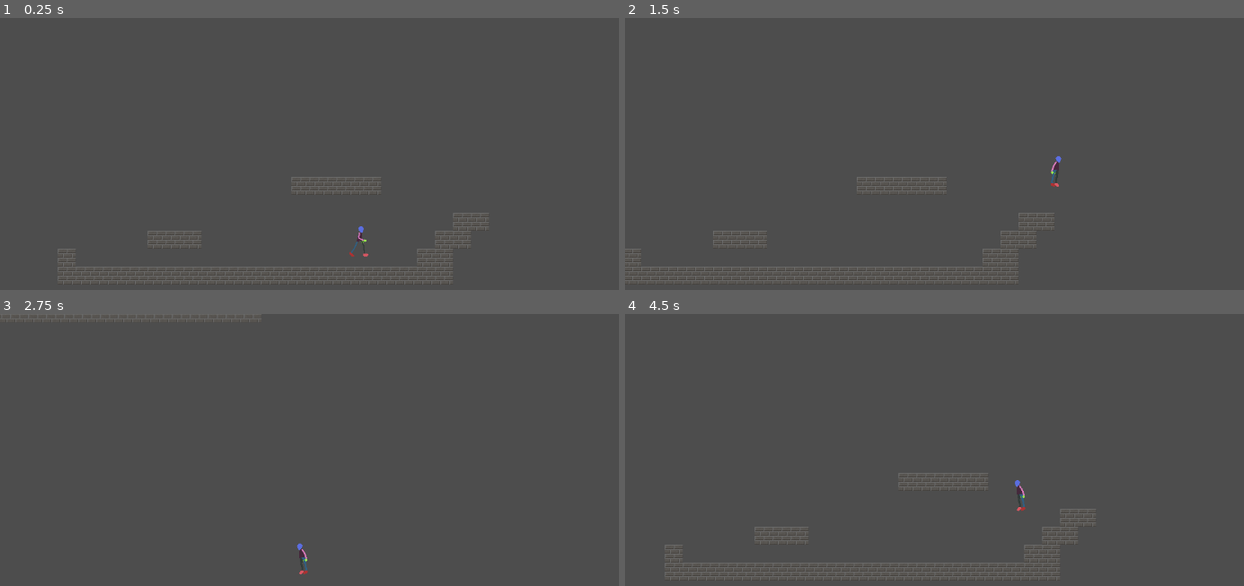
Above: before the commit, frames 1-4 (two rows, left to right).
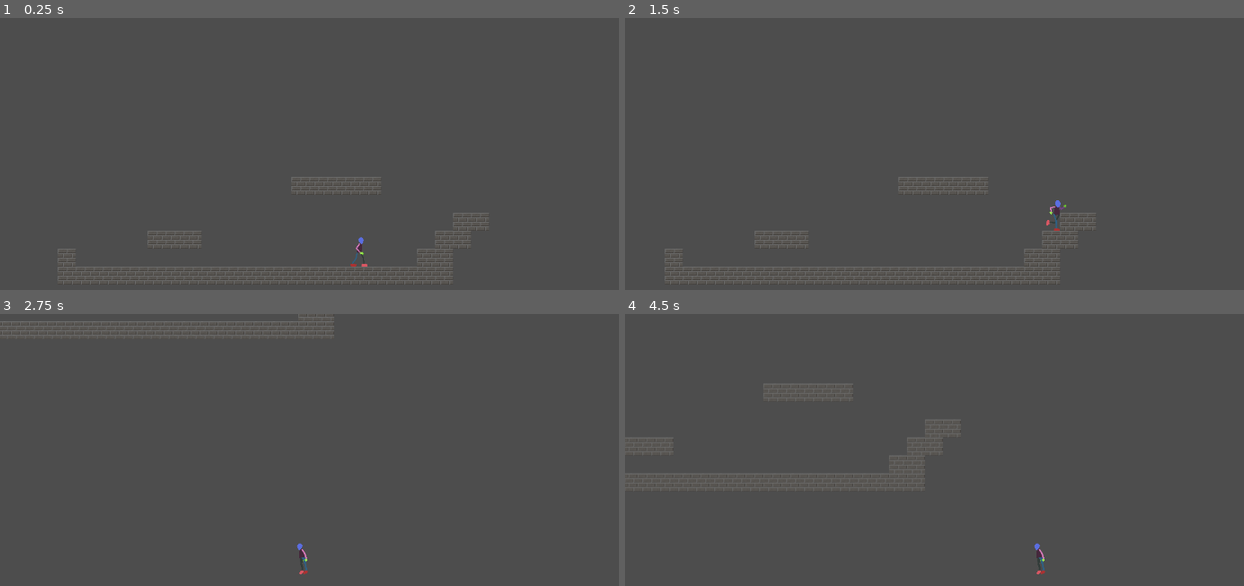
Above: after the commit, the same moments.

Repository: bhansconnect/head-smash
Game: Godot game, scene res://main.tscn
Same seed, same stepped clock (60 frames per second), same inputs: the game is played once before the commit and once after it.
Inputs:
- Up to frame 1 (0.25 s): no input
- Up to frame 2 (1.5 s): hold Space (jump) 0.53-1.28 s; hold D (right) from 0.53 s (still down); tap Enter at 1.25 s; tap S (crouch) at 1.35 s
- Up to frame 3 (2.75 s): tap Space (jump) at 1.52, 1.55, 1.82 s; release D (right) at 2.03 s; hold A (left) from 2.03 s (still down); hold Space (jump) from 2.03 s (still down)
- Up to frame 4 (4.5 s): release A (left) at 2.78 s; release Space (jump) at 2.78 s; hold D (right) 2.78-4.28 s; tap S (crouch) at 2.85, 4.35 s; tap Space (jump) at 3.02, 3.05, 3.32 s; hold Space (jump) 3.53-4.28 s; hold A (left) from 4.28 s (still down)

The runs differ from the first frame. In frame 1, 0.1% of the frame differs, in the area x 56-60%, y 76-92%; in frame 2, 1.5%; in frame 3, 0.8%; in frame 4, 2.0%, in the area x 0-77%, y 25-98%.

Commit message:
add coyote timer, jump buffer, variable height jump, and additonal fall gravity

Diff:
--- a/player.gd
+++ b/player.gd
@@ -4,19 +4,26 @@
 @onready var _sprite2d = $Sprite2D
 @onready var _front_ray_cast2d = $FrontRayCast2D
 @onready var _back_ray_cast2d = $BackRayCast2D
+@onready var _jump_buffer_timer = $JumpBufferTimer
+@onready var _coyote_timer = $CoyoteTimer
 
 @export var CROUCH_SPEED = 75.0
 @export var WALK_SPEED = 400.0
 @export var ACCELERATION = 100.0
 @export var FRICTION = 200.0
-@export var JUMP_VELOCITY = -400.0
+@export var JUMP_VELOCITY = -500.0
+@export var JUMP_RELEASE_VELOCITY = -60.0
+@export var ADDITIONAL_FALL_GRAVITY = 400.0
+
+# Get the gravity from the project settings to be synced with RigidBody nodes.
+var GRAVITY = ProjectSettings.get_setting("physics/2d/default_gravity")
 
 enum State {WALK, CROUCH, JUMP, FALL}
 
 var state = State.WALK
+var buffered_jump = false
+var just_fell = false
 
-# Get the gravity from the project settings to be synced with RigidBody nodes.
-var GRAVITY = ProjectSettings.get_setting("physics/2d/default_gravity")
 
 func _ready():
 	pass
@@ -50,8 +57,11 @@
 				velocity.y = JUMP_VELOCITY
 				_animation_player.play(jump_animation)
 				_animation_player.seek(0.5, true)
+			if !Input.is_action_pressed("jump") and velocity.y < JUMP_RELEASE_VELOCITY:
+				velocity.y = JUMP_RELEASE_VELOCITY
 		State.FALL:
 			apply_gravity(delta)
+			velocity.y += ADDITIONAL_FALL_GRAVITY * delta
 			apply_x_movement(WALK_SPEED, direction)
 			# TODO: Add all animation.
 			pass
@@ -67,7 +77,10 @@
 	var on_floor = is_on_floor()
 	var crouch = Input.is_action_pressed("crouch")
 	# TODO: Add coyote timing and pre jump
-	var jump = Input.is_action_pressed("jump")
+	if Input.is_action_just_pressed("jump"):
+		_jump_buffer_timer.start()
+		buffered_jump = true
+
 	match current_state:
 		State.JUMP:
 			if velocity.y >= 0:
@@ -75,8 +88,11 @@
 			return State.JUMP
 		State.WALK:
 			if !on_floor:
+				_coyote_timer.start()
+				just_fell = true
 				return State.FALL
-			if jump:
+			if buffered_jump:
+				buffered_jump = false
 				return State.JUMP
 			if crouch:
 				return State.CROUCH
@@ -86,13 +102,19 @@
 				# Something is blocking uncrouching. Must stay crouched.
 				return State.CROUCH
 			if !on_floor:
+				_coyote_timer.start()
+				just_fell = true
 				return State.FALL
-			if jump:
+			if buffered_jump:
+				buffered_jump = false
 				return State.JUMP
 			if !crouch:
 				return State.WALK
 			return State.CROUCH
 		State.FALL:
+			if just_fell and buffered_jump:
+				buffered_jump = false
+				return State.JUMP
 			if on_floor:
 				if crouch:
 					return State.CROUCH
@@ -120,3 +142,11 @@
 		_sprite2d.scale.x = -1
 	elif velocity.x > 0:
 		_sprite2d.scale.x = 1
+
+
+func _on_jump_buffer_timer_timeout():
+	buffered_jump = false
+
+
+func _on_coyote_timer_timeout():
+	just_fell = false
--- a/player.tscn
+++ b/player.tscn
@@ -699,3 +699,14 @@
 drag_vertical_enabled = true
 drag_left_margin = 0.4
 drag_top_margin = 0.4
+
+[node name="JumpBufferTimer" type="Timer" parent="."]
+wait_time = 0.15
+one_shot = true
+
+[node name="CoyoteTimer" type="Timer" parent="."]
+wait_time = 0.1
+one_shot = true
+
+[connection signal="timeout" from="JumpBufferTimer" to="." method="_on_jump_buffer_timer_timeout"]
+[connection signal="timeout" from="CoyoteTimer" to="." method="_on_coyote_timer_timeout"]
--- a/project.godot
+++ b/project.godot
@@ -64,6 +64,10 @@
 ]
 }
 
+[physics]
+
+2d/default_gravity=1400.0
+
 [rendering]
 
 renderer/rendering_method="gl_compatibility"
